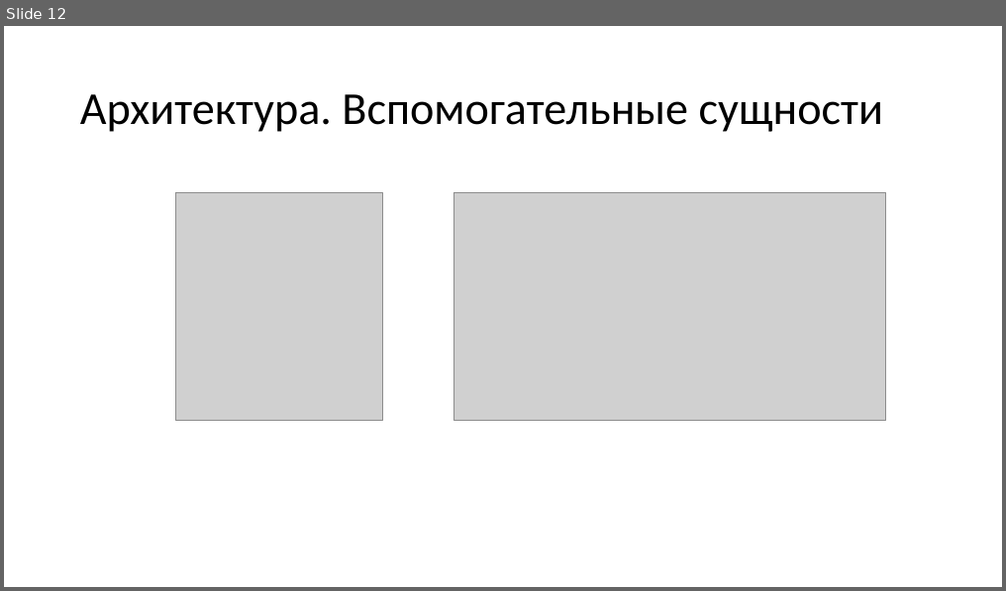
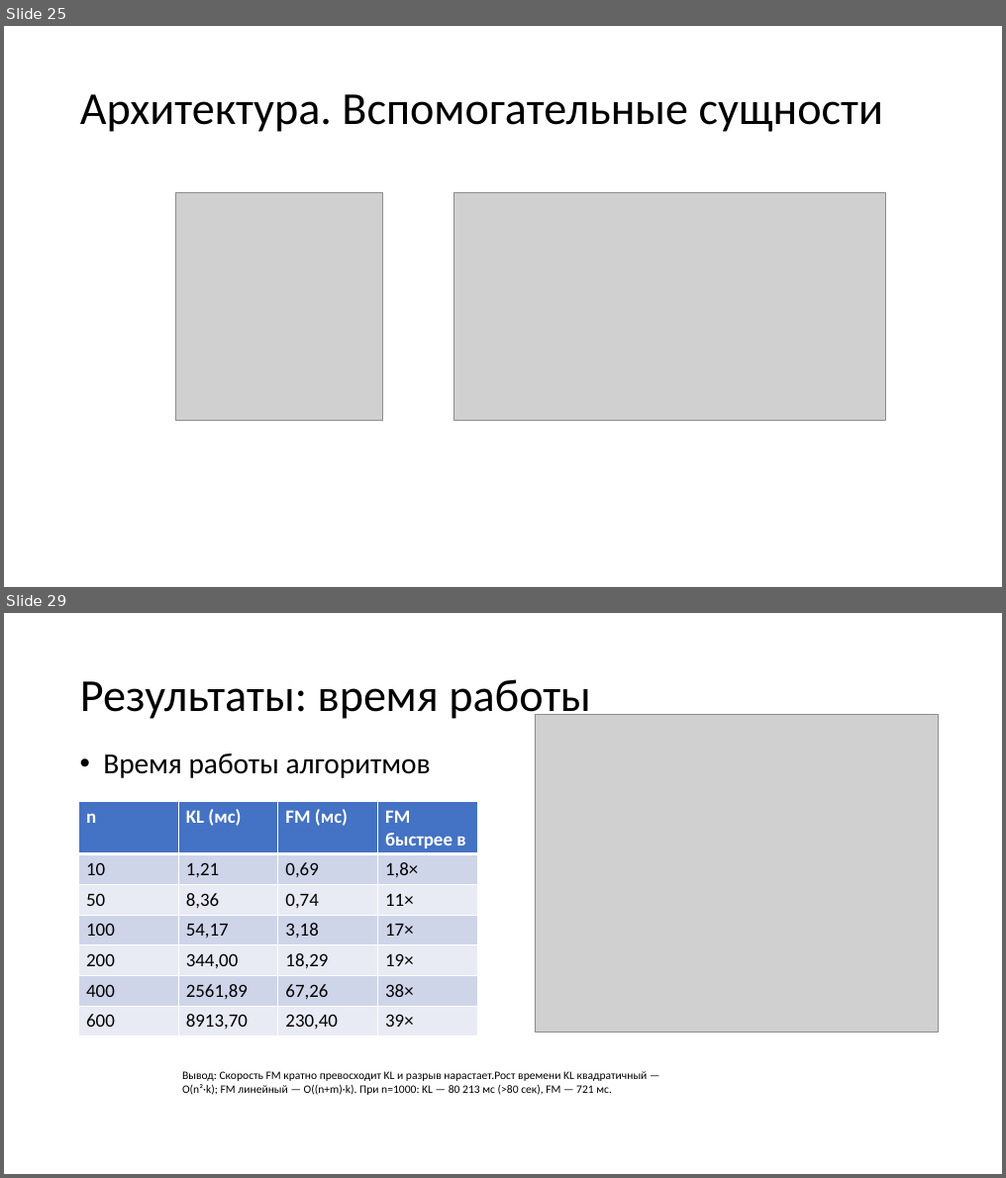
Before and after one commit to Sergho/circuits, a slide deck: presentation/presentation.pptx. Shown one above the other, each under a label of ours: slide 12 before the commit, slides 25 and 29 after it; the slides between them are not shown. The pictures are 1006x591 and 1006x1178 pixels, drawn with LibreOffice and Linux fonts; fonts in the diff are those of the drawing; grey boxes stand for pictures. Boxes give left, top, right and bottom in pixels: in the first picture for what was removed or moved away, otherwise in the second. Text is boxed around its words. In the diff, an @@ line names an element or a change of style, - is before the commit and + after.

```diff
--- a/presentation/presentation.pptx
+++ b/presentation/presentation.pptx
@@ slide 29 added at (4,613,1002,1174), background #FFFFFF @@
@@ title added at (80,679,591,723), 44 pt, text #000000 @@
+Результаты: время работы
@@ picture added at (535,715,939,1032) @@
@@ text added at (103,754,431,778), 28 pt, text #000000 @@
+• Время работы алгоритмов
@@ table added at (79,802,477,1037), 7 rows, 4 columns @@
+n | KL (мс) | FM (мс) | FM быстрее в
+10 | 1,21 | 0,69 | 1,8×
+50 | 8,36 | 0,74 | 11×
+100 | 54,17 | 3,18 | 17×
+200 | 344,00 | 18,29 | 19×
+400 | 2561,89 | 67,26 | 38×
+600 | 8913,70 | 230,40 | 39×
@@ text added at (182,1071,648,1095), 11 pt, text #000000 @@
+Вывод: Скорость FM кратно превосходит KL и разрыв нарастает.Рост времени KL квадратичный — O(n²·k); FM линейный — O((n+m)·k). При n=1000: KL — 80 213 мс (>80 сек), FM — 721 мс.
@@ what was slide 12 is now slide 25 @@
```
Also in this commit, not shown: 7 slides changed, 9 other slides added, 2 slides removed.
